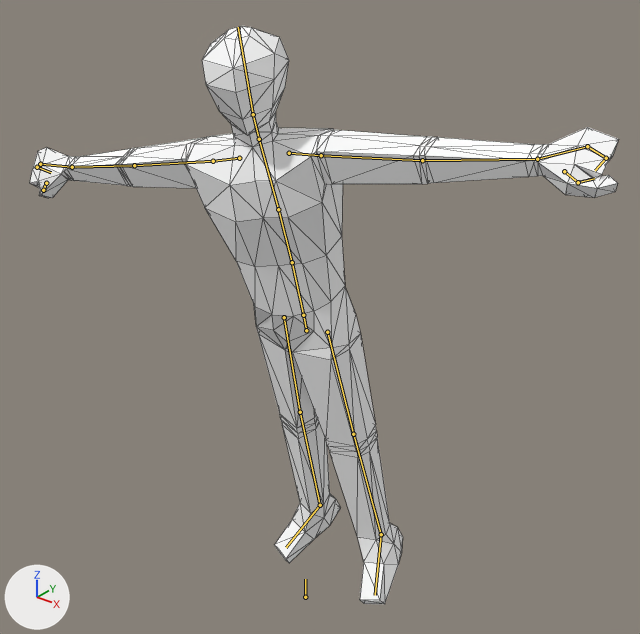
Renders of the Blender file game/modules/species/Human/models/armature.blend from each side of a commit.
Both versions are drawn from a 50 mm lens placed at (1.302, -1.561, 1.918), pointed at (-0.029, 0.103, 0.886). Arrows for +X, +Y and +Z are at lower left; the lights stay in place. Both versions are drawn at frame 71 of the action 'animations'; the numbers are the values there. The bones that bend it are drawn over the model as lines. Mesh edges are drawn as thin lines.

Objects in the first picture: 'Male-noimp'.
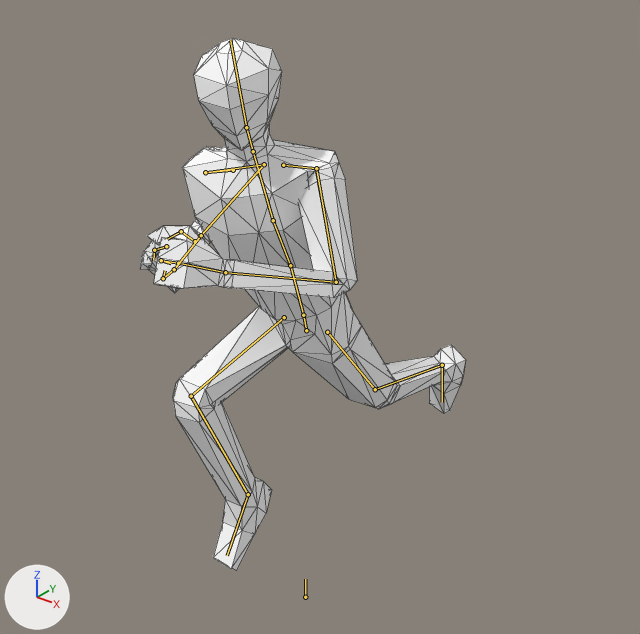
Location of each change, (x1, y1, x2, y2) in pixels of the pictures (640 x 634 px):
```json
{"object": "Male-noimp", "change": "posed", "before": [30, 26, 619, 604], "after": [141, 38, 466, 571], "on screen": "45% narrower, 8% shorter"}
{"bone": "spine", "before": "(303, 315) to (292, 262)", "after": "(303, 315) to (290, 265)"}
{"bone": "spine_1", "before": "(292, 262) to (278, 209)", "after": "(290, 265) to (273, 220)"}
{"bone": "spine_2", "before": "(278, 209) to (259, 139)", "after": "(273, 220) to (253, 151)"}
{"bone": "left_upper_arm", "before": "(321, 155) to (422, 160)", "after": "(316, 168) to (336, 282)"}
{"bone": "left_forearm", "before": "(422, 160) to (537, 159)", "after": "(336, 282) to (225, 272)"}
{"bone": "right_upper_arm", "before": "(213, 161) to (134, 165)", "after": "(205, 172) to (264, 164)"}
{"bone": "right_forearm", "before": "(134, 165) to (72, 167)", "after": "(264, 164) to (201, 235)"}
{"bone": "left_thigh", "before": "(327, 332) to (353, 434)", "after": "(327, 332) to (375, 389)"}
{"bone": "left_calf", "before": "(353, 434) to (381, 534)", "after": "(375, 389) to (442, 365)"}
{"bone": "right_thigh", "before": "(284, 317) to (300, 412)", "after": "(284, 317) to (191, 396)"}
{"bone": "right_calf", "before": "(300, 412) to (320, 505)", "after": "(191, 396) to (248, 494)"}
```

Edits to the scene script, one JSON object a line:
```json
{"block": "bone_spine", "where": "bone_spine = bpy.data.objects['Armature'].pose.bones['spine']  # child of 'pelvis'"}
{"op": "set", "path": "bone_spine.rotation_quaternion", "old": "(0.942, 0.008, 0.336, 0.014)", "new": "(0.938, 0.048, 0.343, 0.011)", "note": "degrees (2, 39, 2) -> degrees (7, 40, 4)"}
{"block": "bone_spine_1", "where": "bone_spine_1 = bpy.data.objects['Armature'].pose.bones['spine_1']  # child of 'spine'"}
{"op": "set", "path": "bone_spine_1.rotation_quaternion", "old": "(0.997, -0.012, -0.07, 0.013)", "new": "(0.996, 0.056, -0.061, 0.028)", "note": "degrees (-2, -8, 2) -> degrees (6, -7, 3)"}
{"block": "bone_spine_2", "where": "bone_spine_2 = bpy.data.objects['Armature'].pose.bones['spine_2']  # child of 'spine_1'"}
{"op": "set", "path": "bone_spine_2.rotation_quaternion", "old": "(0.998, 0.05, -0.03, -0.005)", "new": "(0.998, -0.034, -0.038, -0.022)", "note": "degrees (6, -3, -1) -> degrees (-4, -4, -2)"}
{"block": "bone_left_upper_arm", "where": "bone_left_upper_arm = bpy.data.objects['Armature'].pose.bones['left_upper_arm']  # child of 'left_clavicle'"}
{"op": "set", "path": "bone_left_upper_arm.rotation_quaternion", "old": "(1.0, 0.0, 0.0, 0.0)", "new": "(0.797, -0.498, -0.209, -0.269)", "note": "degrees (0, 0, 0) -> degrees (-59, -37, -16)"}
{"block": "bone_left_forearm", "where": "bone_left_forearm = bpy.data.objects['Armature'].pose.bones['left_forearm']  # child of 'left_upper_arm'"}
{"op": "set", "path": "bone_left_forearm.rotation_quaternion", "old": "(1.0, 0.0, 0.0, 0.0)", "new": "(0.613, -0.286, 0.018, -0.736)", "note": "degrees (0, 0, 0) -> degrees (-24, -23, -95)"}
{"block": "bone_right_upper_arm", "where": "bone_right_upper_arm = bpy.data.objects['Armature'].pose.bones['right_upper_arm']  # child of 'right_clavicle'"}
{"op": "set", "path": "bone_right_upper_arm.rotation_quaternion", "old": "(1.0, 0.0, 0.0, 0.0)", "new": "(0.67, -0.096, 0.27, -0.684)", "note": "degrees (0, 0, 0) -> degrees (-31, 13, -95)"}
{"block": "bone_right_forearm", "where": "bone_right_forearm = bpy.data.objects['Armature'].pose.bones['right_forearm']  # child of 'right_upper_arm'"}
{"op": "set", "path": "bone_right_forearm.rotation_quaternion", "old": "(1.0, 0.0, 0.0, 0.0)", "new": "(0.438, -0.887, 0.147, 0.011)", "note": "degrees (0, 0, 0) -> degrees (-129, 9, -15)"}
{"block": "bone_left_thigh", "where": "bone_left_thigh = bpy.data.objects['Armature'].pose.bones['left_thigh']  # child of 'pelvis'"}
{"op": "set", "path": "bone_left_thigh.rotation_quaternion", "old": "(1.0, 0.0, 0.0, 0.0)", "new": "(0.971, 0.218, 0.077, 0.065)", "note": "degrees (0, 0, 0) -> degrees (26, 7, 9)"}
{"block": "bone_left_calf", "where": "bone_left_calf = bpy.data.objects['Armature'].pose.bones['left_calf']  # child of 'left_thigh'"}
{"op": "set", "path": "bone_left_calf.rotation_quaternion", "old": "(1.0, 0.0, 0.0, 0.0)", "new": "(0.939, 0.28, 0.158, 0.121)", "note": "degrees (0, 0, 0) -> degrees (35, 13, 19)"}
{"block": "bone_right_thigh", "where": "bone_right_thigh = bpy.data.objects['Armature'].pose.bones['right_thigh']  # child of 'pelvis'"}
{"op": "set", "path": "bone_right_thigh.location", "old": "(-0.001, -0.018, 0.003)", "new": "(0.0, 0.0, 0.0)"}
{"op": "set", "path": "bone_right_thigh.rotation_quaternion", "old": "(1.0, 0.0, 0.0, 0.0)", "new": "(0.721, -0.681, -0.068, 0.109)", "note": "degrees (0, 0, 0) -> degrees (-86, 3, 14)"}
{"block": "bone_right_calf", "where": "bone_right_calf = bpy.data.objects['Armature'].pose.bones['right_calf']  # child of 'right_thigh'"}
{"op": "set", "path": "bone_right_calf.rotation_quaternion", "old": "(1.0, 0.0, 0.0, 0.0)", "new": "(0.671, 0.695, -0.022, -0.257)", "note": "degrees (0, 0, 0) -> degrees (88, 19, -23)"}
```
